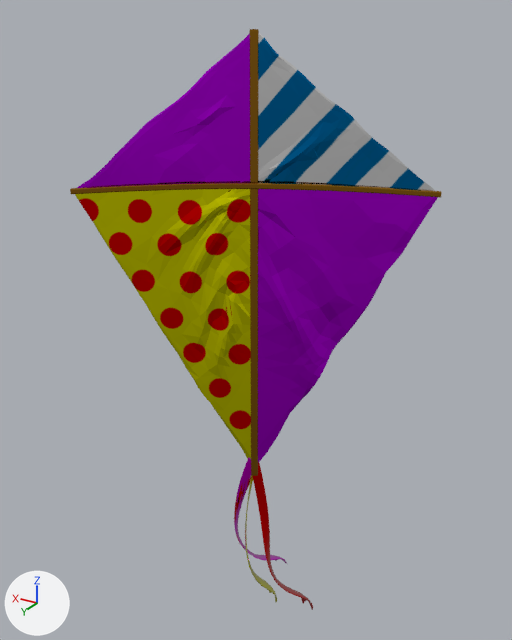
One commit to the glTF model Asset1/kite.glb: the scene before it, then after it.
Before and after are seen from a 50 mm camera at (-0.00267, 0.00188, 0.00264) aimed at (0.00001, -0.0026, 0.00041). The axes (+X, +Y, +Z) are drawn at lower left. The lights are the same throughout. Where no turn or scale is listed for an object, it has been applied to the vertices.

Script lines for the objects in view, before the commit:
```python
mat_material_151 = principled_material('Material_151')
mat_material_151.texture = img_18  # with its transparency
mat_material_151.metallic = 1.0
mat_material_151.roughness = 0.0
me_mesh_id92 = bpy.data.meshes.new('mesh_id92')
me_mesh_id92.from_pydata(...)  # 1926 vertices, 3792 faces; spans x -0.00123..0.0011, y -0.00053..0.00077, z 0.0..0.00512
me_mesh_id92.materials.append(mat_material_151)  # picture img_18
ob_node_id91 = bpy.data.objects.new('node_id91', me_mesh_id92)
ob_node_id91.location = (0.0, -0.00256, -0.00256)
```
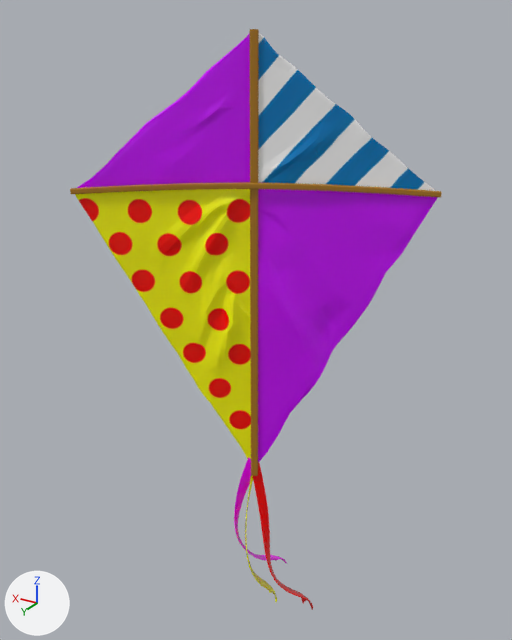
The newer file is also rescaled (x100.0) as a whole; pictures and numbers use the older file's frame.

Edits to the bpy script that builds the scene:
```text
Add img_textures_18_png:
    img_textures_18_png = load_image('textures\\18.png', '_unpacked/textures_18.png', 2048, 2048, 'sRGB')
Change mat_material_151:
    mat_material_151.metallic: 1.0 -> 0.0
    mat_material_151.texture: img_18 -> img_textures_18_png  # with its transparency -> not seen
    mat_material_151.roughness: 0.0 -> -0.0473
```

Location of each change, [x1, y1, x2, y2] in pixels of the pictures (512 x 640 px):
'node_id91', surface changed
    both: [70, 29, 442, 610]
